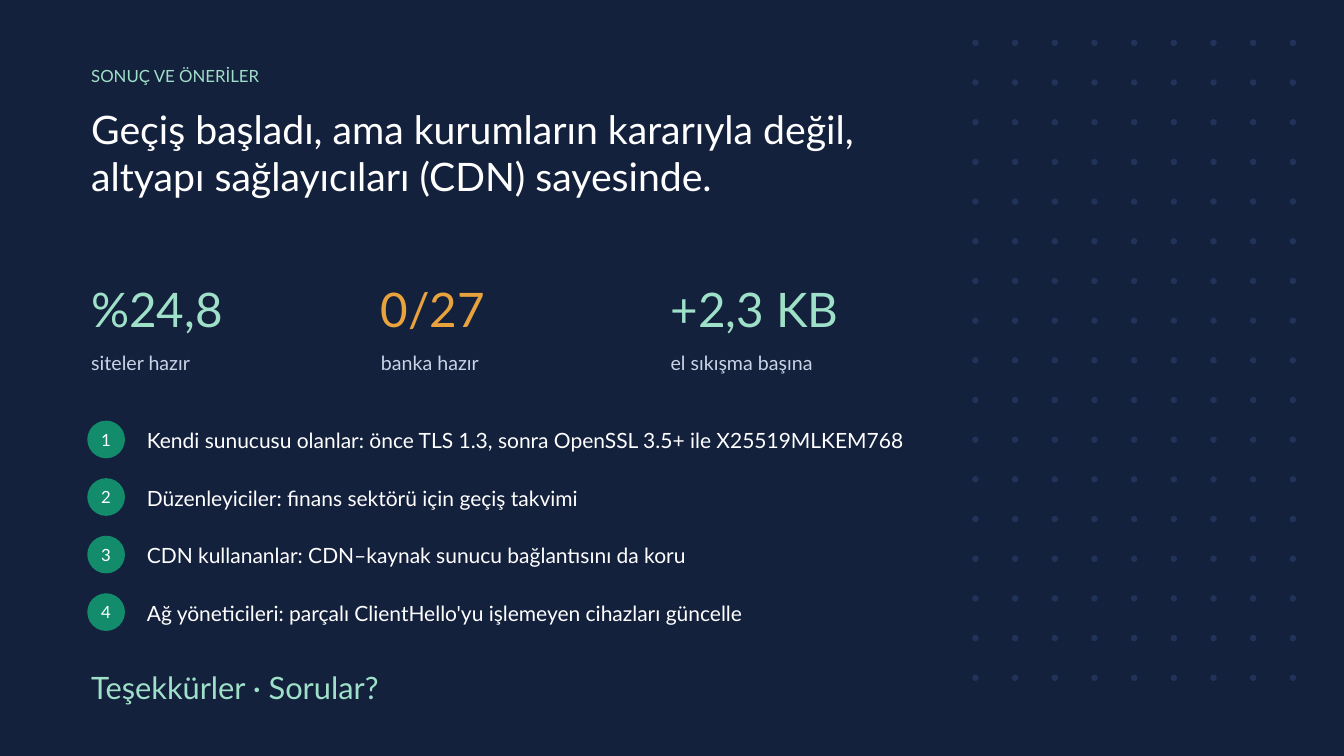
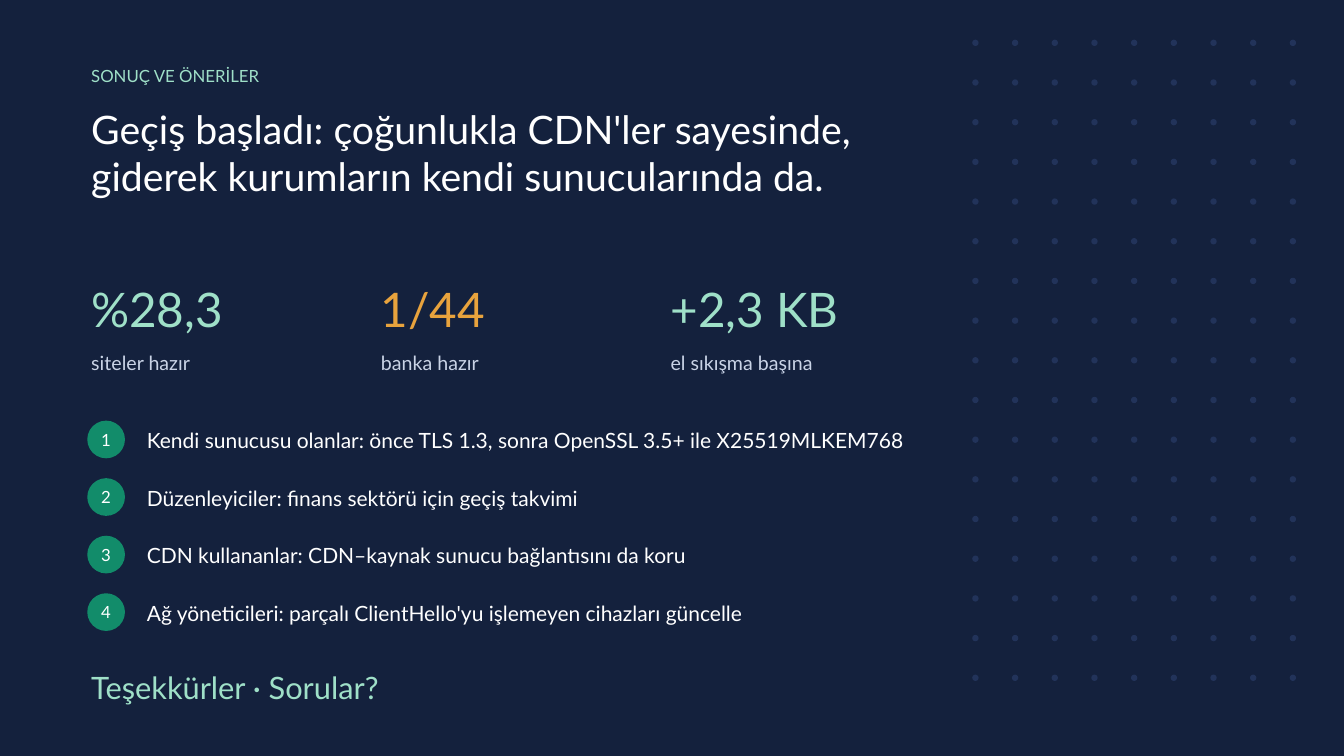
Before and after one commit to yeozyurt/yeozyurt, a slide deck: slide 21 of veri_iletisimi_proje/Rumeysa_Betul_Ozyurt_Veri_Iletisimi_Proje_Sunumu.pptx. Drawn at 1344x756 pixels with LibreOffice and Linux fonts; fonts in the diff are those of the drawing. Boxes give left, top, right and bottom in pixels: in the first picture for what was removed or moved away, otherwise in the second. Text is boxed around its words. In the diff, an @@ line names an element or a change of style, - is before the commit and + after.

```diff
--- a/veri_iletisimi_proje/Rumeysa_Betul_Ozyurt_Veri_Iletisimi_Proje_Sunumu.pptx
+++ b/veri_iletisimi_proje/Rumeysa_Betul_Ozyurt_Veri_Iletisimi_Proje_Sunumu.pptx
@@ text at [91, 115, 851, 198]: text changed @@
-Geçiş başladı, ama kurumların kararıyla değil,
-altyapı sağlayıcıları (CDN) sayesinde.
+Geçiş başladı: çoğunlukla CDN'ler sayesinde,
+giderek kurumların kendi sunucularında da.
@@ text at [91, 292, 223, 333]: text changed @@
-%24,8
+%28,3
@@ text at [381, 292, 485, 329]: text changed @@
-0/27
+1/44
```
Also in this commit, not shown: 12 other slides changed, 16 other files.
